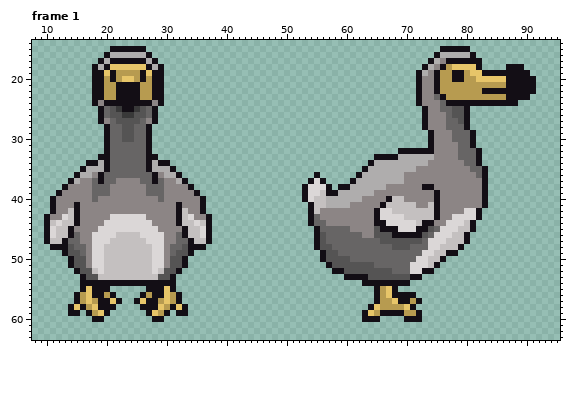
One commit to this animated GIF sprite: sprite/animal/dodo/preview.gif. Above, as it was before the edit.
The file is 96x64 pixels, 4 frames. Shown: frame 1: x 8..95, y 14..63. The commit also changed other frames, which this record leaves out.
Now the later version:
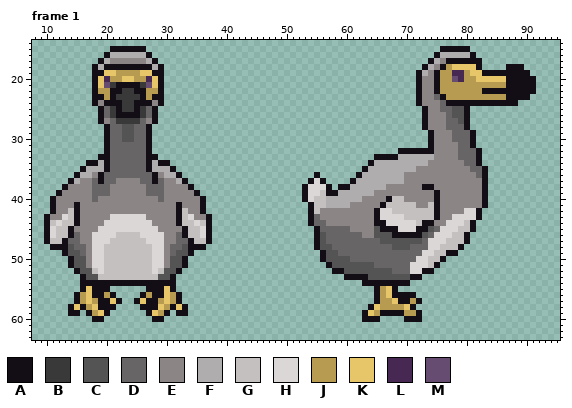
Palette (. is transparent): A #130e15  B #393939  C #555454  D #676565  E #8c8585  F #afadad  G #c4c0c0  H #dbd7d7  J #b79b50  K #e7c569  L #462852  M #674c71
Change:
Frame 1:
The edit turns colour B into colour A in row 25 at x 22 and 25; in row 26 at x 23 to 24.
The edit turns colour C into colour A in row 26 at x 22 and 25.
The edit turns colour J into colour A in rows 22 to 23 at x 21 and 26.
The edit turns colour K into colour A in row 18 at x 21 to 26.
The edit turns colour A into colour B in row 22 at x 23 to 24; in row 23 at x 22 to 25; in rows 24 to 25 at x 23 to 24.
The edit turns colour C into colour B in rows 25 to 26 at x 21 and 26; in row 27 at x 22 to 25.
The edit turns colour J into colour B in row 21 at x 21 and 26.
The edit turns colour A into colour E in row 17 at x 21 to 26.
The edit turns colour A into colour J in row 20 at x 21 and 26; in row 22 at x 19 and 28.
The edit turns colour A into colour K in row 19 at x 21 and 26; in rows 20 to 21 at x 19 and 28.
The edit turns colour A into colour L in row 19 at x 78 to 79; in row 20 at x 79.
The edit turns colour J into colour L in row 20 at x 20 and 27.
The edit turns colour A into colour M in row 20 at x 78.
The edit turns colour J into colour M in row 21 at x 20 and 27.
Pixel boxes of the changes (left, top, right, bottom) in both pictures:
changed: (98, 58, 158, 124)
changed: (452, 70, 464, 82)
